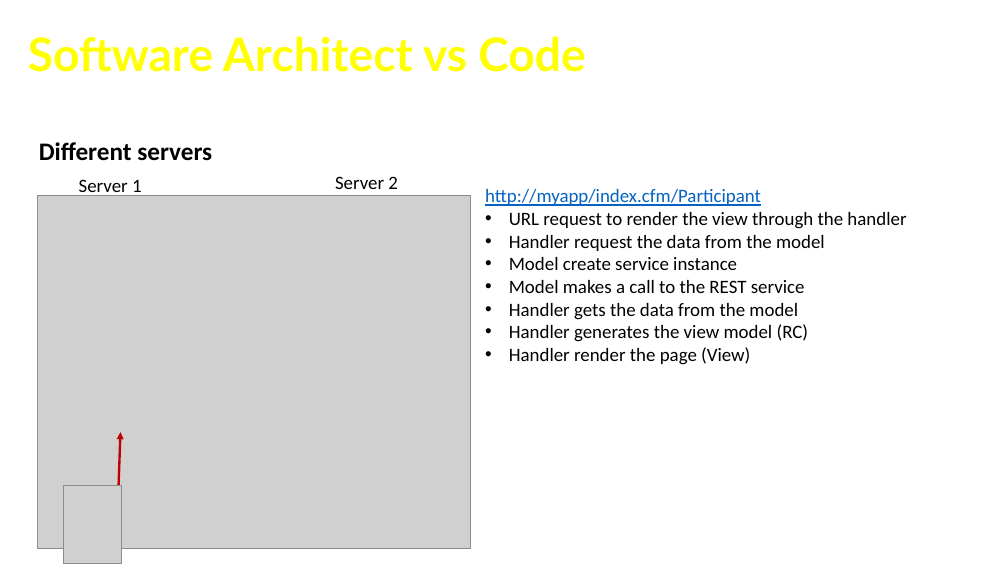
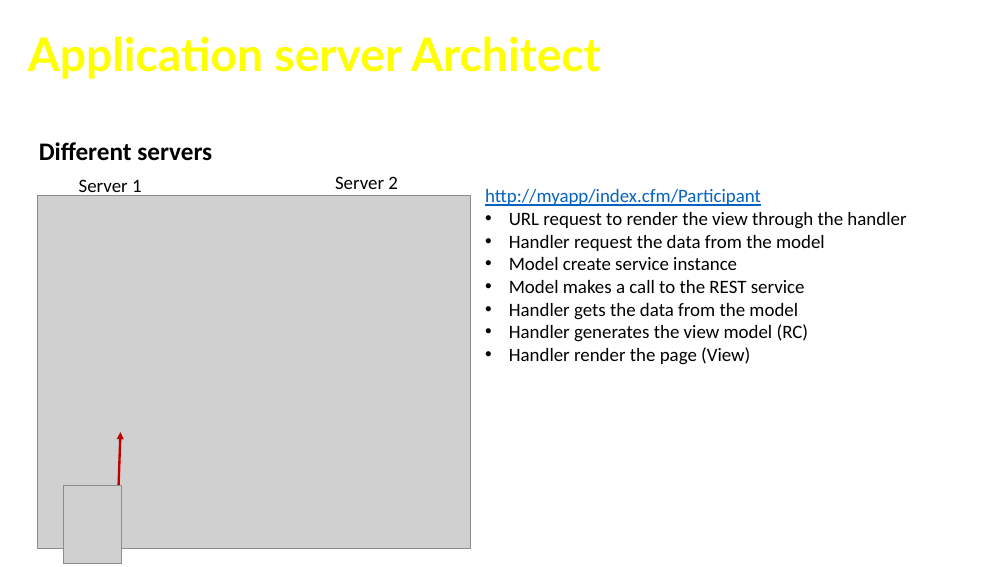
Before and after one commit to cfclick/CFSummit2016, a slide deck: slide 36 of powerpoint/architect/Crafting CF App Like An Architect.pptx. Drawn at 1008x567 pixels with LibreOffice and Linux fonts; fonts in the diff are those of the drawing; grey boxes stand for pictures; background and template pictures are left out. Boxes give left, top, right and bottom in pixels: in the first picture for what was removed or moved away, otherwise in the second. Text is boxed around its words. In the diff, an @@ line names an element or a change of style, - is before the commit and + after.

Commit message:
# WARNING: head commit changed in the meantime
updating architect 5

```diff
--- a/powerpoint/architect/Crafting CF App Like An Architect.pptx
+++ b/powerpoint/architect/Crafting CF App Like An Architect.pptx
@@ text at (28, 36, 601, 79): text changed @@
-Software Architect vs Code
+Application server Architect
```
Also in this commit, not shown: 5 other slides changed, 1 other file.
